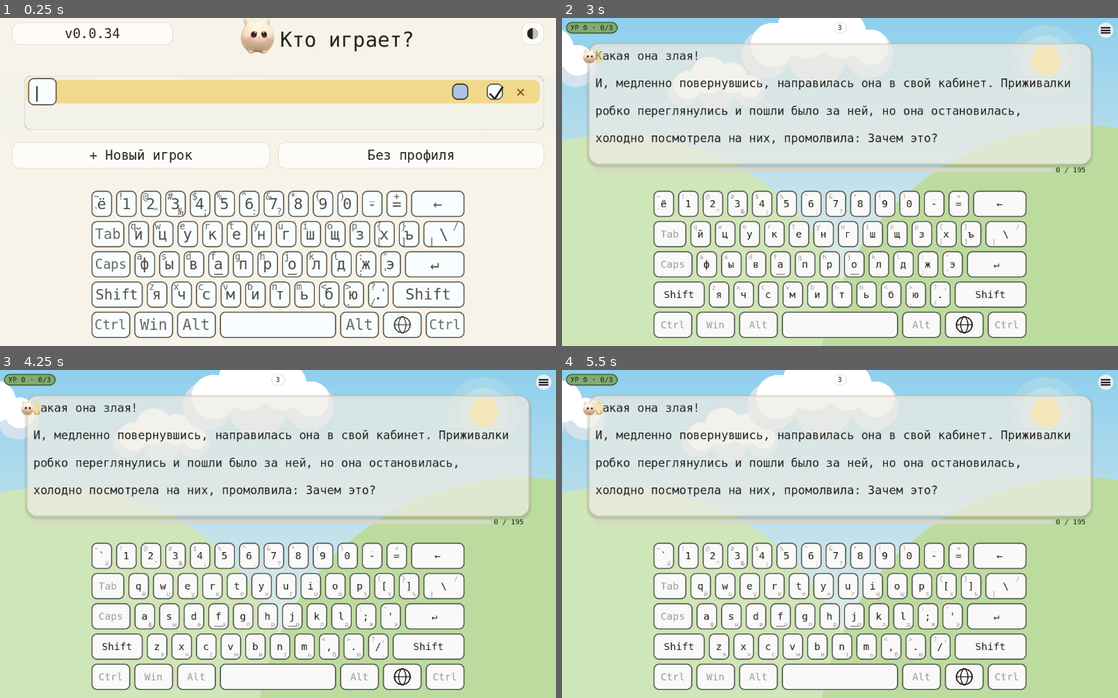
Above: before the commit, frames 1-4 (two rows, left to right).
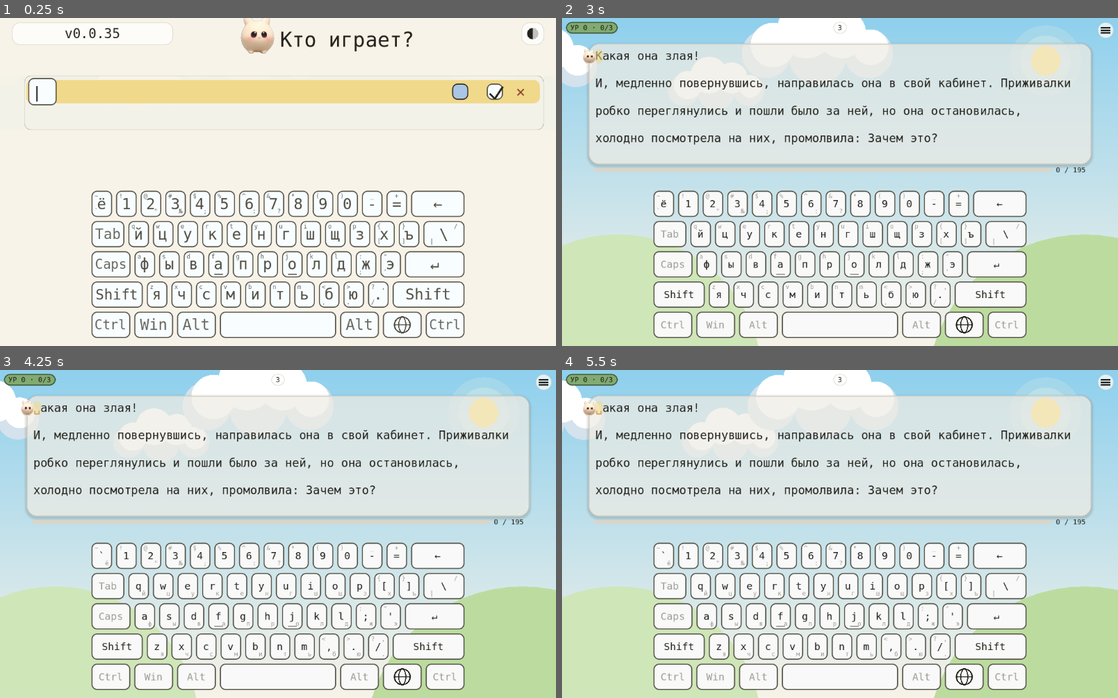
Above: after the commit, the same moments.

Repository: NikitaShubin/ModernBabyType
Game: Godot game, scene res://scenes/main.tscn
Same seed, same stepped clock (60 frames per second), same inputs: the game is played once before the commit and once after it.
Inputs (mouse positions are in pixels of both pictures, inside the frame that each line leads up to):
- Up to frame 1 (0.25 s): no input
- Up to frame 2 (3 s): tap Enter at 0.5, 2.1, 2.75 s; move the mouse to (962, 165) at 0.52 s; hold Right 0.53-1.25 s; tap Shift at 0.6 s; click (962, 165) at 0.67 s; tap Space at 0.77, 1.25 s; drag from (728, 198) to (812, 247) at 1.27 s; move the mouse to (895, 109) at 2.02 s; hold Right 2.03-2.75 s; drag from (812, 247) to (673, 132) at 2.77 s
- Up to frame 3 (4.25 s): tap Space at 3.5, 3.77 s; move the mouse to (444, 583) at 3.52 s; hold Left from 3.53 s (still down); tap N at 3.6 s
- Up to frame 4 (5.5 s): release Left at 4.25 s; drag from (673, 484) to (756, 452) at 4.27 s; tap Enter at 5 s; move the mouse to (867, 534) at 5.02 s; hold Down from 5.03 s (still down); tap Tab at 5.1 s; click (867, 534) at 5.17 s

The runs differ from the first frame. In frame 1, 0.9% of the frame differs, in the area x 2-98%, y 2-88%; in frame 2, 17%; in frame 3, 17%, in the area x 0-100%, y 32-100%; in frame 4, 17%.

Commit message:
Шесть жалоб 18.10: легенды в домах, заяц-часть списка, табличный тап, холмы, кнопки при правке, чистый жест
- kbd: нецентральные подписи влезают в свой дом (home_rect + ужимание
  кегля в _rest; пол 8) — №1
- menu: заяц гаснет со своей строкой (_bunny_row_in_view) — №2;
  тап по строке в таблице (альбом/десктоп) выделяет, играет повторный
  или дабл — №3; кнопки внизу в альбоме одним рядом и скрыты при
  правке имени (_btn_rows/_btn_hidden) — №5; _relayout чистит книжку
  жеста (_forget_gesture) — №6
- meadow: радиус холмов от короткой стороны экрана (hill_radius_1/2) — №4
- tests: _part35_landscape_menu, _legends_fit_homes, _case_hills_free_sky;
  новые кейсы combo — только в конец _cases_list (индекс = шард)
- v0.0.35

Diff:
--- a/game/project.godot
+++ b/game/project.godot
@@ -9,7 +9,7 @@
 
 config/name="ModernBabyType"
 config/description="Игра для обучения детей слепой печати: герой убегает от врага, поедая буквы."
-config/version="0.0.34"
+config/version="0.0.35"
 run/main_scene="res://scenes/main.tscn"
 config/features=PackedStringArray("4.3", "GL Compatibility")
 config/icon="res://icon.png"
--- a/game/scripts/kbd.gd
+++ b/game/scripts/kbd.gd
@@ -249,14 +249,30 @@
 			# самого знака, а не клавиши: подъём действует везде одинаково.
 			at.y -= float(font.get_height(int(ff))) * 0.3
 		return [at, ff]
-	return [home(r, s, t), float(sub_fs)]
-
+	# Нецентральная подпись живёт в своём доме и обязана в нём ВЛЕЗАТЬ
+	# (автор 18.10.2026: «нецентральные знаки слишком большие, вылезают
+	# за границы кнопки и переплетаются с центральным»): кегль ужимается,
+	# пока глиф не выходит из зоны дома, — но не ниже читаемости 8.
+	var zz := home_rect(r, s, t)
+	var ff := float(sub_fs)
+	while ff > 8.0:
+		if Ui.text_size(font, t, int(ff)).x <= zz.size.x * 0.92 \
+				and float(font.get_height(int(ff))) <= zz.size.y * 0.98:
+			break
+		ff -= 1.0
+	return [zz.get_center(), ff]
 
 ## Дом подписи на клавише — одна из восьми точек (см. corner_for).
 ## Только функция от самого знака: ни язык, ни шифт, ни морф дом не
 ## двигают.
 static func home(r: Rect2, s: String, sym: String) -> Vector2:
-	return _corner(r, corner_for(s, sym)).get_center()
+	return home_rect(r, s, sym).get_center()
+
+
+## Прямоугольник дома подписи — той же мерой, что и точка дома: зона
+## нужна не только рисованью, но и влезанию знака в неё (см. _rest).
+static func home_rect(r: Rect2, s: String, sym: String) -> Rect2:
+	return _corner(r, corner_for(s, sym))
 
 
 ## Должна ли подпись перелетать. Смена раскладки — все клавиши. А вот
--- a/game/scripts/meadow.gd
+++ b/game/scripts/meadow.gd
@@ -232,13 +232,29 @@
 
 ## Далёкие холмы: видны по краям карточки с текстом, середину она
 ## закрывает. Большие круги, обрезанные краем экрана, — дёшево и ровно.
+## Меры радиусов — отдельные чистые функции: headless рисование не
+## ходит, а гора обязана не съедать небо (№4, автор 18.10.2026) —
+## если рисование и тест разойдутся, поломку тест не увидит.
+func hill_radius_1(s: Vector2) -> float:
+	return minf(s.x, s.y) * 0.44
+
+
+func hill_radius_2(s: Vector2) -> float:
+	return minf(s.x, s.y) * 0.48
+
+
 func _draw_hills(s: Vector2) -> void:
-	if night:
-		draw_circle(Vector2(s.x * 0.10, s.y * 1.10), s.x * 0.44, Color("#16283a"))
-		draw_circle(Vector2(s.x * 0.94, s.y * 1.14), s.x * 0.48, Color("#1b3040"))
+	# Радиус — от КОРОТКОЙ стороны экрана (№4, автор 18.10.2026: «в
+	# горизонтальной ориентации холмы настолько высокие, что перекрывают
+	# почти всё небо, включая луну, солнце и т.п.»): раньше радиус рос от
+	# ширины круга, и в альбоме холм съедал 85% неба. Короткая сторона в
+	# портрете и есть ширина (1080 из 2340) — портрет не меняется вовсе.
+	if night:
+		draw_circle(Vector2(s.x * 0.10, s.y * 1.10), hill_radius_1(s), Color("#16283a"))
+		draw_circle(Vector2(s.x * 0.94, s.y * 1.14), hill_radius_2(s), Color("#1b3040"))
 	else:
-		draw_circle(Vector2(s.x * 0.10, s.y * 1.10), s.x * 0.44, Color("#cfe6b8"))
-		draw_circle(Vector2(s.x * 0.94, s.y * 1.14), s.x * 0.48, Color("#bcdc9f"))
+		draw_circle(Vector2(s.x * 0.10, s.y * 1.10), hill_radius_1(s), Color("#cfe6b8"))
+		draw_circle(Vector2(s.x * 0.94, s.y * 1.14), hill_radius_2(s), Color("#bcdc9f"))
 
 
 ## Солнце с ореолом. Ореол — не жёлтый: жёлтый по голубому небу
--- a/game/scripts/menu.gd
+++ b/game/scripts/menu.gd
@@ -417,6 +417,13 @@
 	# Поворот экрана меняет окно списка — прокрутка поджимается под него.
 	_scroll = _scroll_clamp(_scroll)
 	_scroll_target = _scroll_clamp(_scroll_target)
+	# Танец поворотов (№6, автор 18.10.2026: «периодически сталкиваюсь
+	# с багом невозможности жестом прокручивать список, если несколько
+	# раз меняю ориентацию в процессе работы в меню»): окно перестраивается
+	# МЕЖДУ касанием и отпусканием, и книжка жеста остаётся у мёртвого
+	# пальца (нажатие/отжатие при повороте теряются). Любую смену окна
+	# встречаем начисто: следующее касание начнёт жест с новыми якорями.
+	_forget_gesture()
 	# Окно ужалось (поворот, клавиатура) — выбранное могло уйти из вида:
 	# вернуть целиком в окно (автор 16.10.2026). Цель правит _start_edit
 	# следом, если правится имя (там важнее строка ввода, а не sel).
@@ -1107,6 +1114,18 @@
 	return _list_max_scroll() > 0.0
 
 
+## Танец поворотов: книжка жеста обнуляется на любой смене окна
+## (см. _relayout). Якоря (_drag_from/_drag_scroll0/_fling_last_*) трогать
+## не надо: каждое новое касание ставит их заново.
+func _forget_gesture() -> void:
+	_press_down = false
+	_press_deferred = false
+	_press_fired = false
+	_dragged = false
+	_fling_v = 0.0
+	_touch_keys.clear()
+
+
 ## Тап: прямоугольники — из тех же хелперов, что рисует _draw: единый
 ## источник геометрии, работает и без отрисовки (тесты headless).
 func _tap(pos: Vector2) -> void:
@@ -1197,7 +1216,12 @@
 			sel = i
 			_scroll_to_sel()
 			_bunny_jump(was_target)
-			if _compact() and i != was_sel:
+			# Первый тап играёт только в карточках (№3, автор 18.10.2026:
+			# «в горизонтальной ориентации клик по имени сразу начинает
+			# игру, а надо, чтобы он стал выделенным»). Таблица как раньше:
+			# первый тап выделяет, повторный по выделенному, дабл-клик
+			# (_tap_play) и Enter играют.
+			if i != was_sel and (_compact() or not _cards()):
 				queue_redraw()
 				get_viewport().set_input_as_handled()
 				return
@@ -2086,7 +2110,22 @@
 ## обе подписи в сумме не давали больше ~24 даже при большом кегле
 ## от высоты. Каждый ряд стоит во всю ширину, и кегль от высоты
 ## кнопки доживает до своего потолка. На мыши — один ряд, как было.
+## При открытой клавиатуре кнопок внизу нет вовсе (автор 18.10.2026:
+## «в момент редактирования их вообще не должно быть»): над доской они
+## закрывали собой почти весь экран. Скрытый блок не нравится и тапам —
+## ветка правки и так глотает всё, но не менять скрытое на ощупь
+## (прямоугольники рядов при открытой доске никому не нужны) нельзя.
+func _btn_hidden() -> bool:
+	return _own_shown()
+
+
 func _btn_rows() -> int:
+	# Альбом: ОДИН ряд всегда (автор 18.10.2026: «в горизонтальном режиме
+	# они должны располагаться в одном ряду, а не в столбец») — два ряда
+	# съедали пол-экрана и уезжали под клавиатуру. Имя на 50/50 при этом
+	# не режется ниже читаемости (см. _button_fs и пол по ширине).
+	if not _cards():
+		return 1
 	return 2 if _finger() else 1
 
 
@@ -2242,6 +2281,21 @@
 	# и текстом — см. _bunny_visible (тогда не рисуем вовсе).
 	var tw := _text_size(TITLE_TEXT, _title_fs()).x
 	return _title_x() - tw * 0.5 - 12.0 * k - _bunny_w() * 0.5
+
+
+## Заяц — ЧАСТЬ СПИСКА (№2, автор 18.10.2026: «заяц не должен выходить
+## за границы видимой части списка; если элемент списка исчезает,
+## выходя за границы, пусть и заяц делает то же самое»). Строку за
+## окном срезает маска; полоса заяца стоит СНАРУЖИ рамки и маской не
+## режется, поэтому видимость заяца меряется тем же ходом, которым
+## строки уезжают из окна: строка пересекает окно — заяц на экране,
+## строка ушла — заяц с ней.
+func _bunny_row_in_view() -> bool:
+	if _bunny_strip() <= 0.0:
+		return true
+	var chip := _row_draw_rect(clampi(sel, 0, maxi(0, users.size() - 1)))
+	var view := _list_rect()
+	return chip.end.y > view.position.y and chip.position.y < view.end.y
 
 
 ## Виден ли зайчик: в своей полосе — всегда, у заголовка пустого списка —
@@ -3094,7 +3148,9 @@
 ## Нижняя левая кнопка: создать нового пользователя (раньше «Играть»).
 ## Под пальцем — свой ряд во всю ширину; на мыши — левая половина ряда.
 func _new_tap_rect() -> Rect2:
-	if _finger():
+	# Палец и два ряда — ряд свой; один ряд (альбом, №5) — половина
+	# общего ряда, как на мыши.
+	if _finger() and _btn_rows() > 1:
 		return _btn_row_rect(0)
 	var r := _btn_row()
 	var free := _btn_free(r)
@@ -3102,7 +3158,7 @@
 
 
 func _guest_tap_rect() -> Rect2:
-	if _finger():
+	if _finger() and _btn_rows() > 1:
 		return _btn_row_rect(1)
 	var r := _btn_row()
 	var gw := _guest_share(_btn_free(r))
@@ -3284,13 +3340,17 @@
 		)
 	# Зайчик — либо в своей полосе слева от списка (и прыгает по строкам),
 	# либо у заголовка, пока список пуст (если влез, см. _bunny_visible).
-	if _bunny_visible():
+	# Часть списка: строка за окном — заяц с ней (см. _bunny_row_in_view).
+	if _bunny_visible() and _bunny_row_in_view():
 		_draw_bunny(_bunny_pos())
 	# Нижнего поля и галок для него больше нет: всё правится в строках.
 	# Кнопки действий: та же механика, что Enter и Esc, но пальцем.
-	# Третья — ночь: иконка показывает, во что переключит.
-	_button(_new_tap_rect(), "+ Новый игрок")
-	_button(_guest_tap_rect(), "Без профиля")
+	# При открытой клавиатуре их нет вовсе (№5, автор 18.10.2026):
+	# доска выезжает снизу, а столб кнопок над ней закрывал почти весь
+	# экран; слово в строке правится и без этих кнопок.
+	if not _btn_hidden():
+		_button(_new_tap_rect(), "+ Новый игрок")
+		_button(_guest_tap_rect(), "Без профиля")
 	_draw_own_kb()
 	# Пояснение галки по тапу на заголовок — строкой под кнопками.
 	# Модалка его перекрывает (рисуется позже поверх). В редактировании
--- a/game/tests/combo_test.gd
+++ b/game/tests/combo_test.gd
@@ -3571,6 +3571,68 @@
 	_cases_list.append(["_case_lang_state", Callable(self, "_case_lang_state"), 0])
 	_cases_list.append(["_case_chaos", Callable(self, "_case_chaos"), 1500])
 	_cases_list.append(["_case_hare_recovers", Callable(self, "_case_hare_recovers"), 0])
+	# НОВЫЕ КЕЙСЫ ДОБАВЛЯЮТСЯ В КОНЕЦ списка (после всех): их индекс —
+	# это шарды (idx % of), и встройка в середину меняет состав шардов —
+	# сторож «the test really played» оставался без живых шагов.
+	_cases_list.append(["_case_hills_free_sky", Callable(self, "_case_hills_free_sky"), 0])
+# (конец списка кейсов)
+## Холмы оставляют небу бо́льшую долю (автор 18.10.2026, №4: «в горизон-
+## тальной ориентации холмы настолько высокие, что перекрывают почти всё
+## небо»): раньше радиус рос от ширины круга, и в альбоме (2340×1080)
+## гора съедала 85% неба — вместе с луной и солнцем. Меряют не зеркало
+## дуги, а чистую меру холма: верх первой горы обязан кончаться в первых
+## 40% высоты, а портрет не меняется вовсе (там гора и раньше была от
+## короткой стороны).
+func _case_hills_free_sky() -> void:
+	_fresh(0, 0)
+	# Мера без тиков живого цикла — даём шард свой вклад в сторож
+	# «the test really played» (он считает шаги, а не проверки).
+	for _i in 40:
+		_tick("hills sky")
+	var m: Node = _main.get_node_or_null("Meadow")
+	if m == null:
+		for c in _main.get_children():
+			if c is Meadow:
+				m = c
+				break
+	if m == null:
+		_check(false, "hills: the meadow is missing")
+		return
+	# Портрет: ровно прежняя мера (гора 0.44 ширины) — ничего не доехало.
+	for sz in [Vector2(1080, 2340), Vector2(720, 1600)]:
+		var r1: float = m.call("hill_radius_1", sz)
+		_check(
+			is_equal_approx(r1, sz.x * 0.44),
+			"hills %s: portrait radius moved (%.0f of %.0f)" % [str(sz), r1, sz.x * 0.44]
+		)
+	# Альбом: гора НЕ съедает небо. Верх первой горы: центр на 1.10·h;
+	# видимый кусок горы сверху равен r1 − 0.10·h — раньше в альбоме
+	# он был 1022 из 1080, теперь обязан уложиться в 40% высоты.
+	var ls := Vector2(2280, 1080)
+	var r1l: float = m.call("hill_radius_1", ls)
+	_check(
+		r1l - 0.10 * ls.y <= 0.40 * ls.y,
+		"hills: the first hill eats the sky in landscape (%.0f of %.0f)" % [
+			r1l - 0.10 * ls.y, 0.40 * ls.y
+		]
+	)
+	# Солнце и луна стоят на 0.13 высоты — они обязаны быть выше горы.
+	var r2l: float = m.call("hill_radius_2", ls)
+	_check(
+		ls.y * 1.14 - r2l > ls.y * 0.13,
+		"hills: the second hill covers the sun band (%.0f <= %.0f)" % [
+			ls.y * 1.14 - r2l, ls.y * 0.13
+		]
+	)
+	# Ночь те же круги: чек по сумме гор не зависит от темы.
+	m.night = true
+	_check(
+		is_equal_approx(m.call("hill_radius_1", ls), r1l),
+		"hills: night redraws the hills differently"
+	)
+	m.night = false
+
+
 ## Заяц восстанавливает форму после набора: фаза прыжка дотягивается до
 ## кратного π ровно, а не виснет на ht→1⁻ (там присед 0.45 — заяц
 ## останавливался сплюснутым; автор 15.10.2026). Та же болезнь, что у
--- a/game/tests/logic_test.gd
+++ b/game/tests/logic_test.gd
@@ -318,10 +318,54 @@
 		_marker_cells()
 		_legend_roundtrip()
 		_layout_positions()
+		_legends_fit_homes()
 		_bar_floors()
 		_report()
 		return true
 	return false
+
+
+## Нецентральная подпись влезает в свой дом (автор 18.10.2026:
+## «неактивные знаки слишком большие, вылезают за границы кнопки и
+## переплетаются с центральным»). Меряют не зеркало draw(), а сам
+## источник рисования — _rest: его презентации в покое совпадают с
+## концами перелёта, а влезание меряется зоной дома (`home_rect`).
+## Кегли взяты С щедростью (верх хода draw(): лютые экраны, большие
+## знаки) — влезавший должен ужиматься сам, а не краснеть.
+func _legends_fit_homes() -> void:
+	var mono: Font = _main.mono
+	_check(mono != null, "the mono font exists for home fitting")
+	if mono == null:
+		return
+	for area in [Rect2(0, 0, 788, 384), Rect2(0, 0, 2340, 1076), Rect2(0, 0, 560, 900)]:
+		var a: Rect2 = area
+		var tag := "%dx%d" % [int(a.size.x), int(a.size.y)]
+		var rh := (a.size.y - 32.0) / 5.0
+		var f := maxi(16, int(rh * 0.40))
+		var sub := maxi(int(float(f) * 0.66), int(rh * 0.24))
+		for b in K.buttons(a, false, false):
+			var r: Rect2 = b["r"]
+			var key := String(b["s"])
+			if K.legends(key).is_empty():
+				continue
+			for lg in K.legends(key):
+				var sym := String(lg)
+				# main заведомо другой: проверяем только не-центральные
+				# дома (центральная — набираемая, она с главным кеглем).
+				# Сентинел многосимвольный: легенды всегда из одного
+				# знака, совпасть с ним не может.
+				var pr: Array = K._rest(key, r, mono, sym, "не-центр", f, sub)
+				var zr: Rect2 = K.home_rect(r, key, sym)
+				var ts: Vector2 = Ui.text_size(mono, sym, int(float(pr[1])))
+				_check(ts.x <= zr.size.x * 0.92 + 0.5,
+					"%s: «%s» on «%s» is %.1f wide in a %.1f room" % [
+						tag, sym, key, ts.x, zr.size.x])
+				_check(ts.y <= zr.size.y * 0.98 + 0.5,
+					"%s: «%s» on «%s» is %.1f tall in a %.1f room" % [
+						tag, sym, key, ts.y, zr.size.y])
+				_check(float(pr[1]) >= 8.0,
+					"%s: «%s» on «%s» shrunk to nothing (%.0f)" % [
+						tag, sym, key, float(pr[1])])
 
 
 ## Полоса детекции укола на одной строке (в символах оси).
--- a/game/tests/profiles_test.gd
+++ b/game/tests/profiles_test.gd
@@ -76,6 +76,7 @@
 	_part32_pre_ready_geometry()
 	_part33_tap_and_bunny()
 	_part34_menu_bounds()
+	_part35_landscape_menu()
 	_part27_menu_chaos()
 	_report()
 	return true
@@ -718,8 +719,13 @@
 	var first := String(_menu.users[0])
 	var second := String(_menu.users[1])
 	_picked = ""
+	# Широкий экран — таблица (№3, автор 18.10.2026): первый тап ТОЛЬКО
+	# выделяет, играет повторный по выделенному или дабл-клик.
 	_menu_tap(_menu.call("_row_tap_rect", 1).get_center())
-	_check(_picked == second, "a single tap plays as that user")
+	_check(_menu.sel == 1, "a single tap selects the row")
+	_check(_picked == "", "a single tap in the table does not play")
+	_menu_tap(_menu.call("_row_tap_rect", 1).get_center())
+	_check(_picked == second, "the second tap on the selected row plays as that user")
 	_menu_double_tap(_menu.call("_row_tap_rect", 1).get_center())
 	_check(_picked == second, "a double tap plays as that user")
 	_menu_tap(_menu.call("_new_tap_rect").get_center())
@@ -1983,21 +1989,18 @@
 		if n_users > 0:
 			var rowbox := Rect2(_menu.call("_card_rect", 0)) if bool(_menu.call("_cards")) else _row_draw_rect0()
 			_gap_check(tag, k, [["строка", rowbox], ["заяц", bb]], 6.0, "заяц-строка")
-	# Своя клавиатура снизу — кнопки обязаны быть выше неё.
+	# Своя клавиатура при правке имени: кнопок внизу НЕТ вовсе
+	# (№5, автор 18.10.2026: «их вообще не должно быть в момент
+	# редактирования») — раньше их ряд уезжал над доской и закрывал
+	# почти весь экран. Над доской теперь держится только список.
 	_menu.input_active = true
 	_menu.k = _menu.call("_fit_k", clampf(
 		minf(_menu.view_w / 1100.0, _menu.call("_menu_eff_h") / 650.0)
 			* Ui.dpr(), 0.7, 2.5), 0.7)
 	k = _menu.k
-	var eff: float = _menu.call("_menu_eff_h")
-	var new_kb := Rect2(_menu.call("_new_tap_rect"))
-	var guest_kb := Rect2(_menu.call("_guest_tap_rect"))
+	_check(bool(_menu.call("_btn_hidden")),
+		"%s: buttons are hidden while typing" % tag)
 	_end_edit(_menu)
-	_check(
-		new_kb.end.y <= eff + 1.0 and guest_kb.end.y <= eff + 1.0,
-		"%s: the buttons stay above the own keyboard (%.0f > %.0f)" % [
-			tag, new_kb.end.y, eff]
-	)
 	_menu._upd_msg = ""
 
 
@@ -2244,6 +2247,114 @@
 	Ui.force_touch = was_touch
 
 
+## 35. Альбомное меню (пять жалоб автора 18.10.2026 — №3, №5, №6):
+## кнопки в один ряд, при правке имени их нет вовсе, тап по имени
+## только выделяет, заяц живёт в видимой части списка, танец поворотов
+## не замораживает прокрутку. Headless рисования не видит, поэтому
+## меряются ТЕ мера, из которых собирается и рисование (см. AGENTS).
+func _part35_landscape_menu() -> void:
+	var was_touch := Ui.force_touch
+	Ui.force_touch = true
+	var saved_users: Array = _menu.users.duplicate()
+	for u in S.user_list():
+		S.delete_user(u)
+	S.create_user("Оля")
+	S.create_user("Паша")
+	_menu.open(S.GUEST)
+	root.size = Vector2i(2280, 1080)
+	_menu._relayout()
+	_end_edit(_menu)
+	var tag := "landscape"
+	# (№5) Кнопки — ОДИН ряд: «+ Новый игрок» и «Без профиля» рядом,
+	# а не столбец, съедавшим пол-экрана под клавиатурой.
+	var nr := Rect2(_menu.call("_new_tap_rect"))
+	var gr := Rect2(_menu.call("_guest_tap_rect"))
+	_check(int(_menu.call("_btn_rows")) == 1, "%s: one button row" % tag)
+	_check(absf(nr.position.y - gr.position.y) < 0.5, "%s: buttons share a row" % tag)
+	_check(nr.position.x + nr.size.x <= gr.position.x + 0.5,
+		"%s: new player stands left of guest" % tag)
+	# Половины: левая = свободное − зазор − половина, правая ровно
+	# половина (см. _guest_share): разница половин и есть зазор.
+	var gap: float = float(_menu.call("_btn_gap"))
+	_check(gr.size.x >= nr.size.x and absf(gr.size.x - nr.size.x) <= gap + 1.0,
+		"%s: two like halves (%.0f vs %.0f)" % [tag, nr.size.x, gr.size.x])
+	_check(nr.end.y <= _menu.view_h + 0.5, "%s: the row fits the screen" % tag)
+	# (№5) При правке имени кнопок нет вовсе. Рисование в headless не
+	# ходит, поэтому меряем то, на чём стоит skip рисования: скрытие
+	# привязано к _own_shown; прямоугольники рядов при этом всё ещё
+	# существуют (не нулевые) — скрывать GEomетрию нельзя, иначе
+	# _list_rect_datie поедет.
+	_menu.call("_start_edit", _menu.users.size())
+	_check(_menu.input_active, "the edit opens")
+	_check(bool(_menu.call("_btn_hidden")), "%s: buttons are hidden while editing" % tag)
+	var nr2 := Rect2(_menu.call("_new_tap_rect"))
+	_check(nr2.size.y >= 32.0, "%s: hidden buttons keep their geometry" % tag)
+	_menu.call("_cancel_edit")
+	_check(not bool(_menu.call("_btn_hidden")), "%s: buttons are back after editing" % tag)
+	# (№3) В Таблице первый тап по строке только выделяет; играет
+	# повторный по выделенному (и дабл-клик, см. _part13).
+	var second := String(_menu.users[1])
+	_picked = ""
+	_menu_tap(Rect2(_menu.call("_row_tap_rect", 1)).get_center())
+	_check(int(_menu.sel) == 1, "%s: the first tap on a name selects it" % tag)
+	_check(_picked == "", "%s: the first tap does not start the game" % tag)
+	_menu_tap(Rect2(_menu.call("_row_tap_rect", 1)).get_center())
+	_check(_picked == second, "%s: the second tap plays as that user" % tag)
+	# (№2) Заяц — часть списка: строка ушла из окна — заяц с ней.
+	for u in S.user_list():
+		S.delete_user(u)
+	for i in 14:
+		S.create_user("Игрок%d" % i)
+	_menu._reload()
+	_menu.sel = 0
+	_menu._scroll = 0.0
+	_menu._bunny_t = 1.0
+	_check(_menu.call("_list_max_scroll") > 0.0, "%s: the list scrolls" % tag)
+	_check(bool(_menu.call("_bunny_row_in_view")),
+		"%s: the bunny is with its visible row" % tag)
+	_menu._scroll = _menu.call("_list_max_scroll")
+	_check(not bool(_menu.call("_bunny_row_in_view")),
+		"%s: the bunny hides with its row scrolled away" % tag)
+	_menu._scroll = 0.0
+	# (№6) Танец поворотов: книжку жеста обнуляет любая смена окна —
+	# следующий жест прокрутки жив, а не трётся у мёртвого пальца.
+	_menu._press_deferred = true
+	_menu._dragged = true
+	_menu._fling_v = 500.0
+	_menu._touch_keys[0] = "а"
+	_menu._relayout()
+	_check(not _menu._press_deferred and not _menu._dragged
+		and _menu._fling_v == 0.0 and _menu._touch_keys.is_empty(),
+		"%s: a window change forgets the stale gesture" % tag)
+	# Живой сценарий: нажали до смены окна — окно сменилось — отпустили,
+	# следующий press+drag листает.
+	_menu._scroll = 0.0
+	_menu._scroll_target = 0.0
+	var dp: Vector2 = Rect2(_menu.call("_row_tap_rect", 2)).get_center()
+	var down := InputEventScreenTouch.new()
+	down.position = dp
+	down.pressed = true
+	_menu.call("_input", down)
+	_menu._relayout()
+	var sd := InputEventScreenDrag.new()
+	sd.position = dp + Vector2(0.0, -300.0)
+	_menu.call("_input", sd)
+	var up := InputEventScreenTouch.new()
+	up.position = dp + Vector2(0.0, -300.0)
+	up.pressed = false
+	_menu.call("_input", up)
+	_check(float(_menu._scroll) > 0.0 or _menu.call("_list_max_scroll") == 0.0,
+		"%s: the list scrolls after flips" % tag)
+	_menu._forget_gesture()
+	for u in S.user_list():
+		S.delete_user(u)
+	_menu.users = saved_users.duplicate()
+	_menu._reload()
+	root.size = Vector2i(64, 64)
+	_menu._relayout()
+	Ui.force_touch = was_touch
+
+
 func _report() -> void:
 	S.PATH = "user://modern_baby_type.cfg"
 	DirAccess.remove_absolute(
Not shown, changed: AGENTS.md
